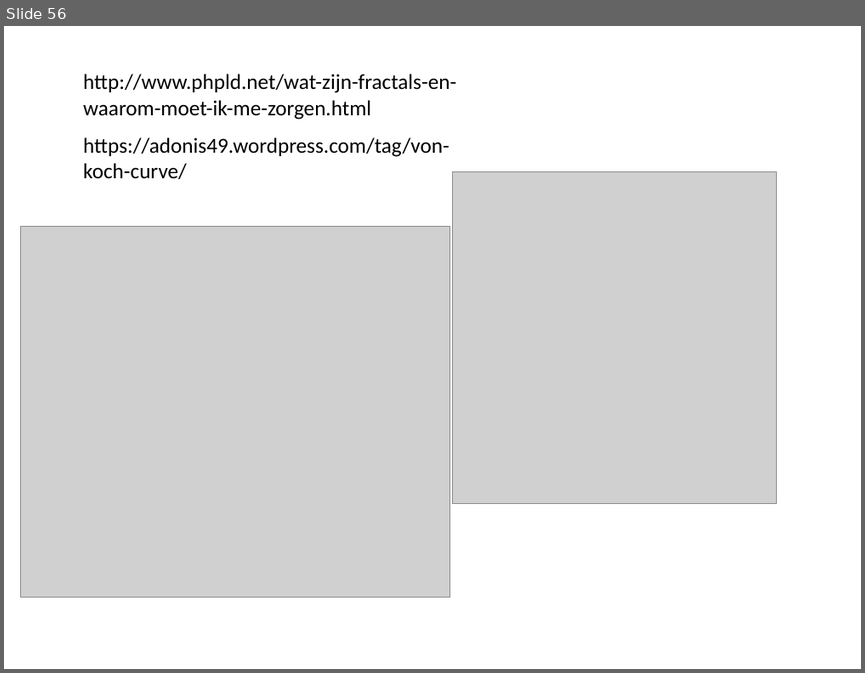
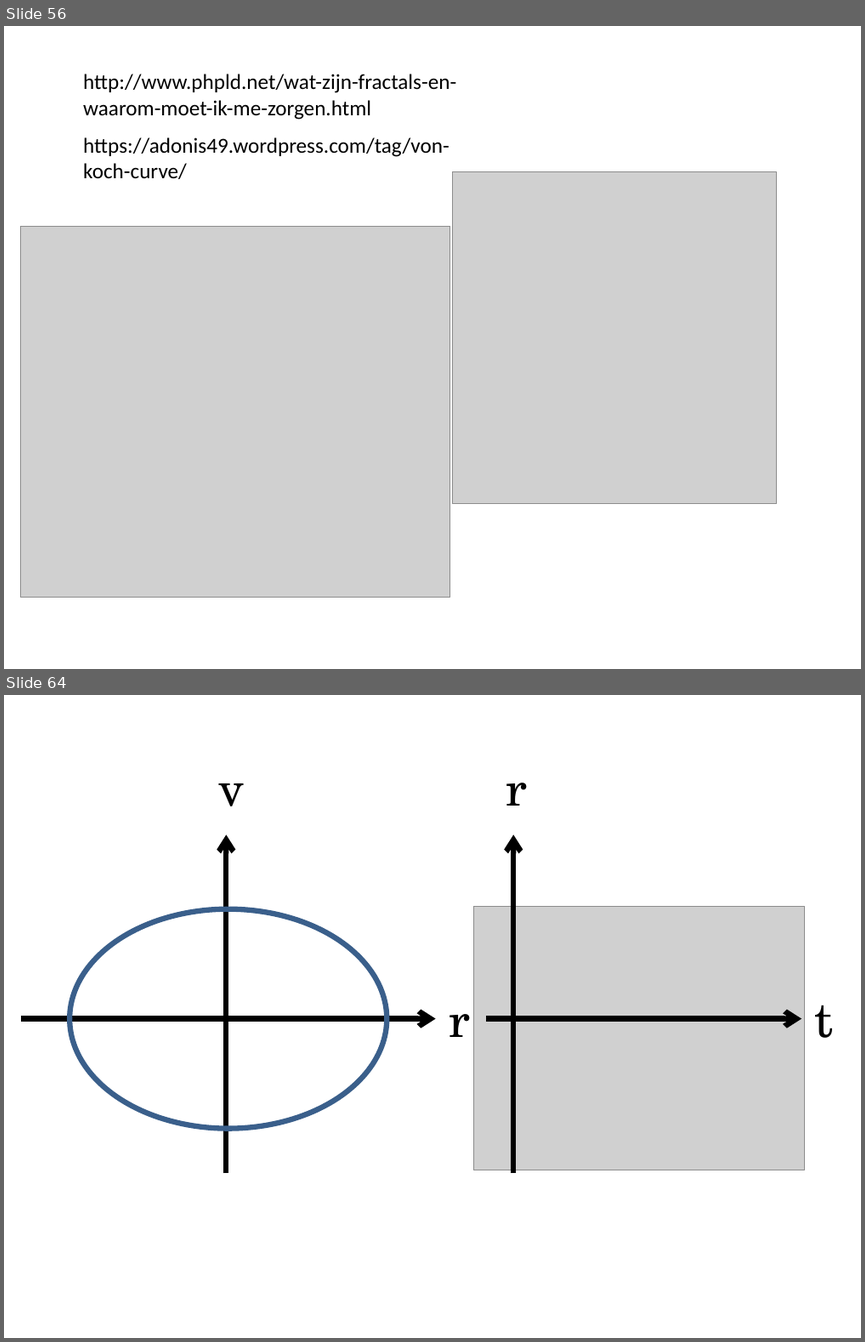
Before and after one commit to sophiahenckell/HIWI_Computersimulation, a slide deck: Bilder.pptx. Shown one above the other, each under a label of ours: slide 56 before the commit, slides 56 and 64 after it; the slides between them are not shown. The pictures are 865x673 and 865x1342 pixels, drawn with LibreOffice and Linux fonts; fonts in the diff are those of the drawing; grey boxes stand for pictures. Boxes give left, top, right and bottom in pixels: in the first picture for what was removed or moved away, otherwise in the second. Text is boxed around its words. In the diff, an @@ line names an element or a change of style, - is before the commit and + after.

```diff
--- a/Bilder.pptx
+++ b/Bilder.pptx
@@ slide 64 added at <box>4,695,861,1338</box>, background #FFFFFF @@
@@ text added at <box>218,783,244,806</box>, 40 pt, text #000000 @@
+v
@@ text added at <box>506,783,527,805</box>, 40 pt, text #000000 @@
+r
@@ arrow added from (226, 1173) to (226, 834), #000000 4.5 pt @@
@@ arrow added from (513, 1173) to (513, 834), #000000 4.5 pt @@
@@ ellipse added at <box>70,909,387,1129</box>, outline #3A5F8C 4.5 pt @@
@@ picture added at <box>473,907,805,1169</box> @@
@@ arrow added from (21, 1019) to (436, 1019), #000000 4.5 pt @@
@@ text added at <box>449,1014,470,1037</box>, 40 pt, text #000000 @@
+r
@@ arrow added from (487, 1019) to (801, 1019), #000000 4.5 pt @@
@@ text added at <box>815,1004,834,1038</box>, 40 pt, text #000000 @@
+t
```
Also in this commit, not shown: 1 slide changed, 10 other slides added, 5 other files.
